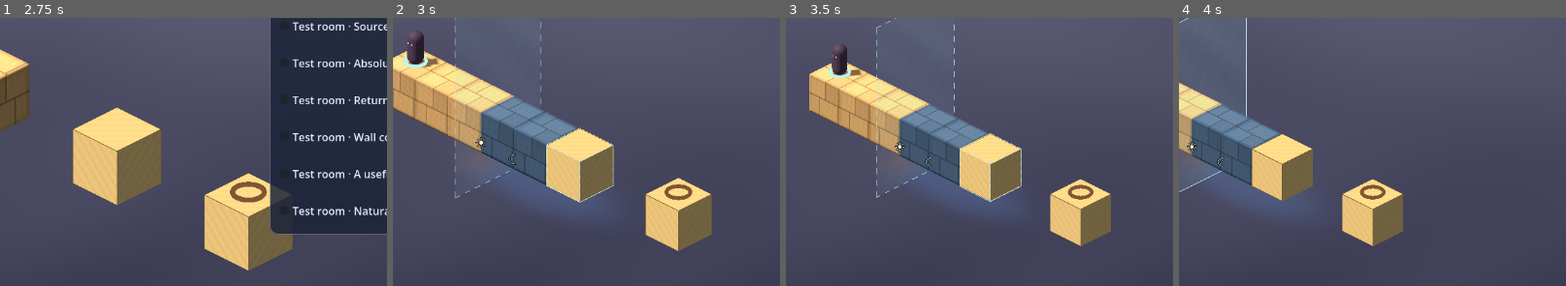
Above: before the commit, frames 1-4 (left to right).
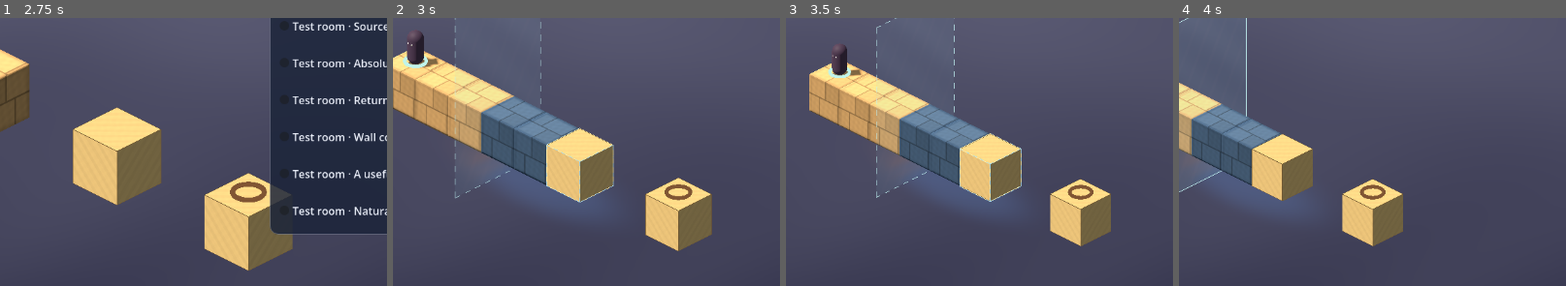
Above: after the commit, the same moments.

Repository: Camerash/mirror-game
Game: Godot game, scene res://main.tscn
The game is run twice, just before and just after one commit, with the same random seed, the same clock (stepped at 60 frames per second) and the same inputs.
Inputs:
- Up to frame 1 (2.75 s): click "◀" at 0.5 s; click "▶" at 1.25 s; click "A place to stand" at 2 s
- Up to frame 2 (3 s): click "Enable" at 2.75 s
- Up to frame 3 (3.5 s): no input
- Up to frame 4 (4 s): click "Confirm" at 3.5 s
The pictures show only the part of the screen within x 41-90%, y 34-84%; the shares and areas given below are measured in that part.

Frame 1 is identical in both runs. In frame 2, 0.1% of the frame differs, in the area x 21-32%, y 44-55%; in frame 3, 0.1%; in frame 4, 0.1%.

Commit message:
Reduce prototype checks and explore immersive mirror visuals

Diff:
--- a/world/mirror_sheet.gd
+++ b/world/mirror_sheet.gd
@@ -8,7 +8,6 @@
 var sheet := MeshInstance3D.new()
 var edges := MeshInstance3D.new()
 var cue := MeshInstance3D.new()
-var labels := Node3D.new()
 var sheet_material := ShaderMaterial.new()
 var edge_material := StandardMaterial3D.new()
 var state: Dictionary = {}
@@ -37,9 +36,6 @@
 	add_child(sheet)
 	add_child(edges)
 	add_child(cue)
-	add_child(labels)
-	_make_label("SUN", 1.0)
-	_make_label("MOON", -1.0)
 
 func set_state(next_state: Dictionary, bounds: AABB, is_editing: bool) -> void:
 	if has_geometry and next_state == state and bounds == drawn_bounds and editing == is_editing:
@@ -70,7 +66,6 @@
 	visible = bool(state.get("enabled", false)) or editing
 	sheet.visible = visible
 	edges.visible = visible
-	labels.visible = visible
 
 func get_corners() -> PackedVector3Array:
 	return corners
@@ -106,7 +101,6 @@
 	var marker_centre := centre
 	marker_centre.y = bounds.position.y + minf(bounds.size.y * 0.30, 0.45)
 	_draw_cue(marker_centre, normal, second, maxf(first_size, second_size), pivot)
-	_position_labels(marker_centre, normal, maxf(first_size, second_size), pivot)
 
 func _draw_edges(width: float, height: float) -> void:
 	var points := PackedVector3Array()
@@ -124,24 +118,6 @@
 		mesh.surface_add_vertex(point)
 	mesh.surface_end()
 	edges.mesh = mesh
-
-func _make_label(text: String, side: float) -> void:
-	var label := Label3D.new()
-	label.name = text
-	label.text = ("☀" if side > 0.0 else "☾")
-	label.billboard = BaseMaterial3D.BILLBOARD_ENABLED
-	label.pixel_size = 0.006
-	label.font_size = 48
-	label.outline_size = 8
-	label.no_depth_test = true
-	label.render_priority = 100
-	label.modulate = Color("fff5d6") if side > 0.0 else Color("c8eaf3")
-	labels.add_child(label)
-
-func _position_labels(centre: Vector3, normal: Vector3, extent: float, pivot: Vector3) -> void:
-	for side: float in [1.0, -1.0]:
-		var label := labels.get_node("SUN" if side > 0.0 else "MOON") as Label3D
-		label.position = centre - pivot + normal * -side * (0.32 + extent * 0.04) + Vector3.UP * 0.18
 
 func _draw_cue(centre: Vector3, normal: Vector3, tangent: Vector3, extent: float, pivot: Vector3) -> void:
 	var start := centre - normal * (0.22 + extent * 0.06)
--- a/world/walker.gd
+++ b/world/walker.gd
@@ -86,6 +86,8 @@
 		var movement := offset.normalized() * minf(SPEED, offset.length() / delta)
 		velocity.x = movement.x
 		velocity.z = movement.z
+	if face != null and Vector2(velocity.x, velocity.z).length_squared() > 0.0:
+		face.rotation.y = lerp_angle(face.rotation.y, atan2(velocity.x, velocity.z), minf(delta * 12.0, 1.0))
 	move_and_slide()
 	grounded = is_on_floor()
 	if was_walking and route.is_empty():
Binary file added: docs/art/visual-trial-02.png
Not shown, changed: AGENTS.md
Not shown, changed: GAME_DESIGN.md
Not shown, changed: README.md
Not shown, changed: VALIDATION.md
Not shown, changed: docs/art/README.md
